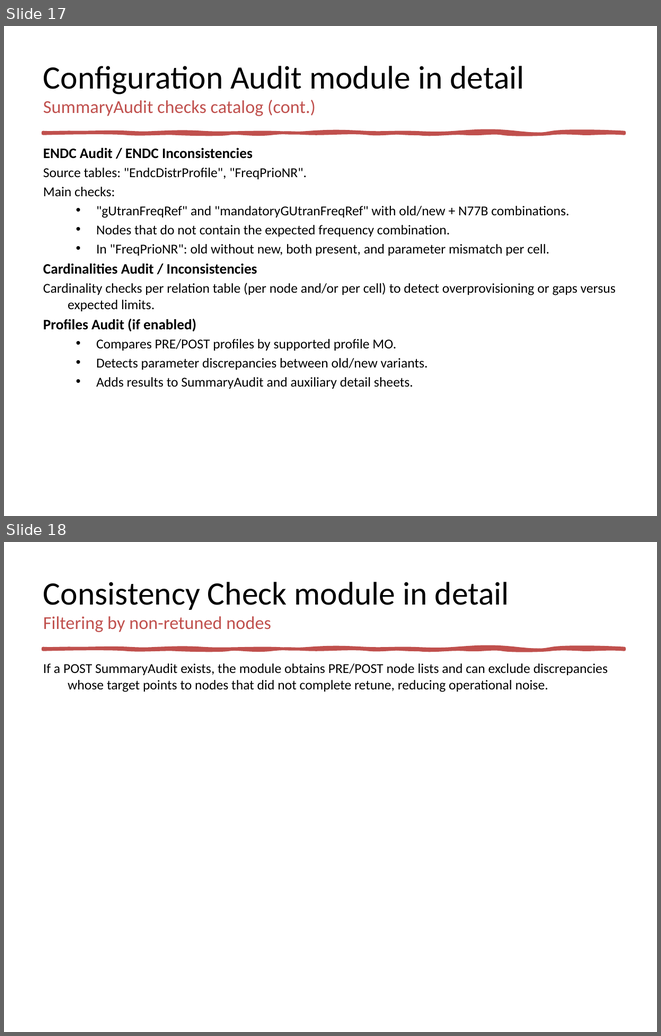
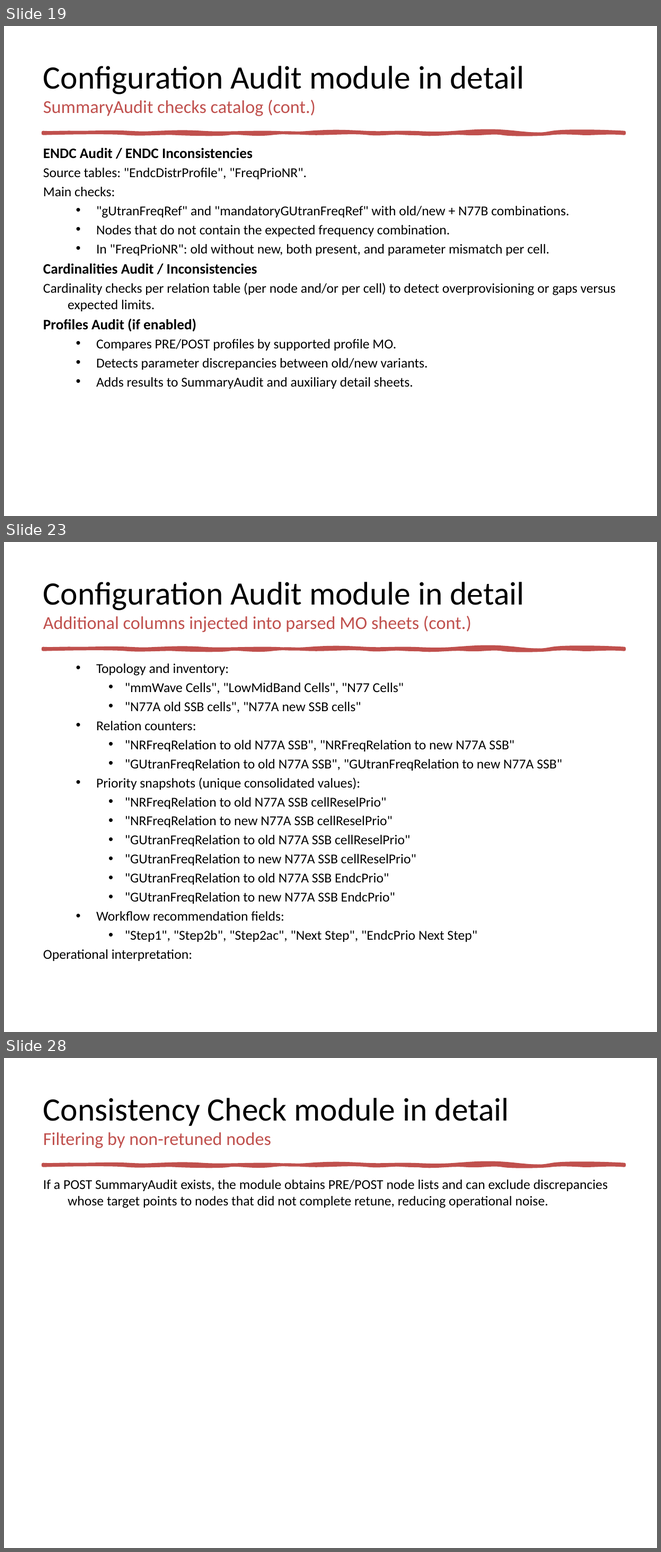
Before and after one commit to jaimetur/SSB_RetuningAutomations, a slide deck: help/User-Guide-SSB-Retuning-Automations-v0.7.3.pptx. Shown one above the other, each under a label of ours: slides 17 and 18 before the commit, slides 19, 23 and 28 after it; the slides between them are not shown. The pictures are 661x1036 and 661x1552 pixels, drawn with LibreOffice and Linux fonts; fonts in the diff are those of the drawing. Boxes give left, top, right and bottom in pixels: in the first picture for what was removed or moved away, otherwise in the second. Text is boxed around its words. In the diff, an @@ line names an element or a change of style, - is before the commit and + after.

```diff
--- a/help/User-Guide-SSB-Retuning-Automations-v0.7.3.pptx
+++ b/help/User-Guide-SSB-Retuning-Automations-v0.7.3.pptx
@@ slide 23 added at [4, 542, 657, 1032], background #FFFFFF; not listed: 1 template element that a slide beside it also shows @@
@@ title added at [43, 582, 524, 632], 20 pt, text #C0504D @@
+Configuration Audit module in detail
+Additional columns injected into parsed MO sheets (cont.)
@@ text added at [43, 663, 562, 961], 15 pt, text #000000 @@
+  • Topology and inventory:
+    • "mmWave Cells", "LowMidBand Cells", "N77 Cells"
+    • "N77A old SSB cells", "N77A new SSB cells"
+  • Relation counters:
+    • "NRFreqRelation to old N77A SSB", "NRFreqRelation to new N77A SSB"
+    • "GUtranFreqRelation to old N77A SSB", "GUtranFreqRelation to new N77A SSB"
+  • Priority snapshots (unique consolidated values):
+    • "NRFreqRelation to old N77A SSB cellReselPrio"
+    • "NRFreqRelation to new N77A SSB cellReselPrio"
+    • "GUtranFreqRelation to old N77A SSB cellReselPrio"
+    • "GUtranFreqRelation to new N77A SSB cellReselPrio"
+    • "GUtranFreqRelation to old N77A SSB EndcPrio"
+    • "GUtranFreqRelation to new N77A SSB EndcPrio"
+  • Workflow recommendation fields:
+    • "Step1", "Step2b", "Step2ac", "Next Step", "EndcPrio Next Step"
+Operational interpretation:
@@ what was slide 17 is now slide 19 @@
@@ what was slide 18 is now slide 28 @@
```
Also in this commit, not shown: 1 slide changed, 10 other slides added, 3 other files.
